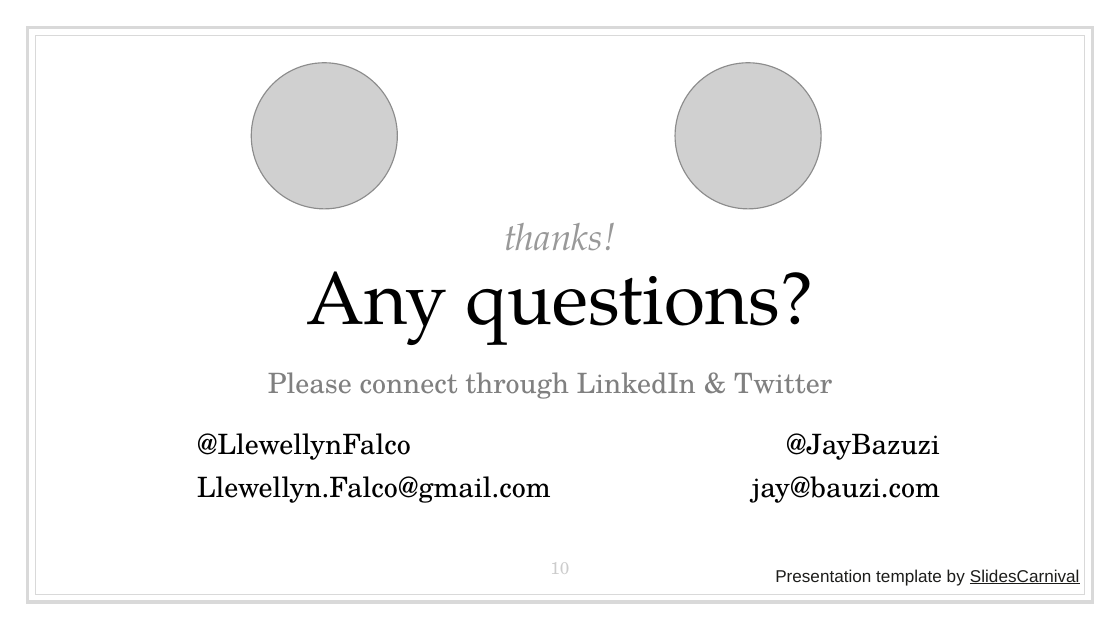
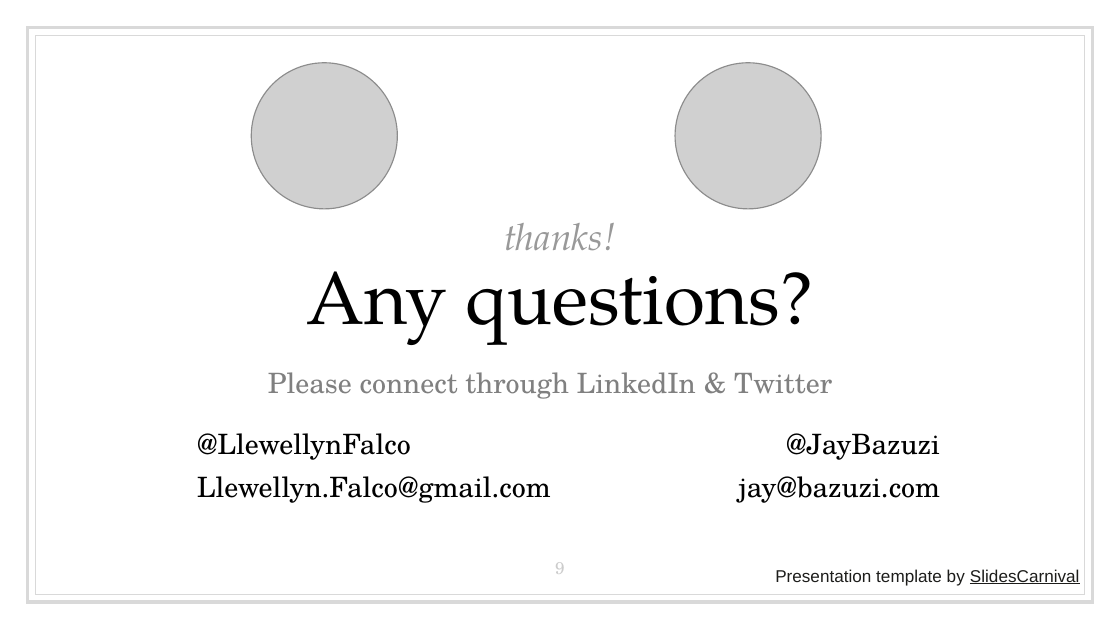
Before and after one commit to LearnWithLlew/RefactoringToCleanerCode.Slides, a slide deck: slide 9 of RefactoringToCleanerCode.pptx (slide 10 before the commit). Drawn at 1120x630 pixels with LibreOffice and Linux fonts; fonts in the diff are those of the drawing; grey boxes stand for pictures. Boxes give left, top, right and bottom in pixels: in the first picture for what was removed or moved away, otherwise in the second. Text is boxed around its words. In the diff, an @@ line names an element or a change of style, - is before the commit and + after.

```diff
--- a/RefactoringToCleanerCode.pptx
+++ b/RefactoringToCleanerCode.pptx
@@ text at <box>739,476,940,503</box>: text changed @@
-jay@bauzi.com
+jay@bazuzi.com
@@ page number at <box>555,562,565,574</box>: text changed @@
-10
+9
```
Also in this commit, not shown: 2 other slides changed, 1 slide removed.
